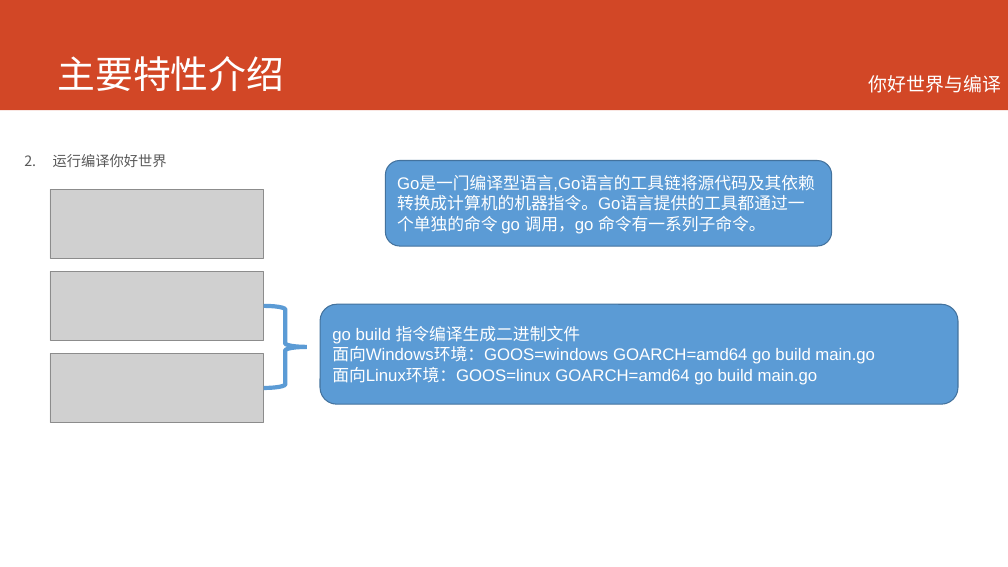
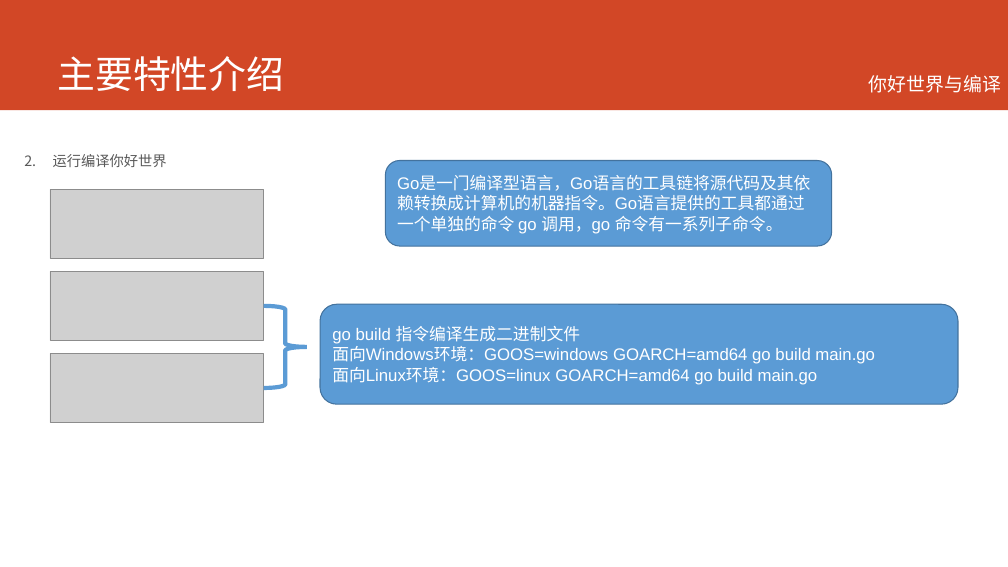
Before and after one commit to printfcoder/printfcoder, a slide deck: slide 13 of course/for-emc/course-for-emc.pptx. Drawn at 1008x567 pixels with LibreOffice and Linux fonts; fonts in the diff are those of the drawing; grey boxes stand for pictures; background and template pictures are left out. Boxes give left, top, right and bottom in pixels: in the first picture for what was removed or moved away, otherwise in the second. Text is boxed around its words. In the diff, an @@ line names an element or a change of style, - is before the commit and + after.

```diff
--- a/course/for-emc/course-for-emc.pptx
+++ b/course/for-emc/course-for-emc.pptx
@@ text in rounded rectangle at bbox=[397, 176, 810, 234]: text changed @@
-Go是一门编译型语言,Go语言的工具链将源代码及其依赖转换成计算机的机器指令。Go语言提供的工具都通过一个单独的命令 go 调用，go 命令有一系列子命令。
+Go是一门编译型语言，Go语言的工具链将源代码及其依赖转换成计算机的机器指令。Go语言提供的工具都通过一个单独的命令 go 调用，go 命令有一系列子命令。
```
Also in this commit, not shown: 5 other slides changed, 6 slides added, 3 slides removed, 6 other files.
